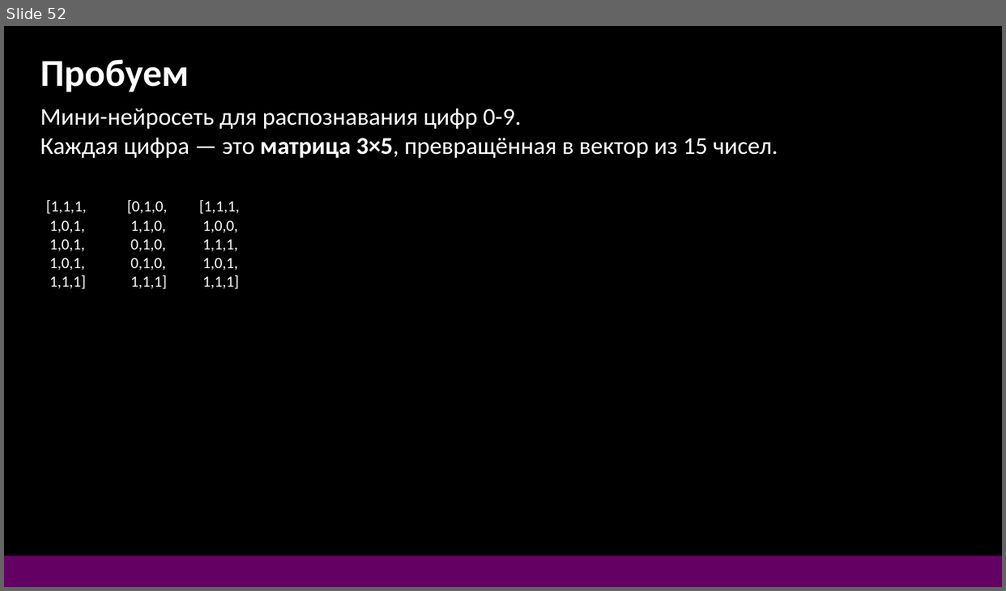
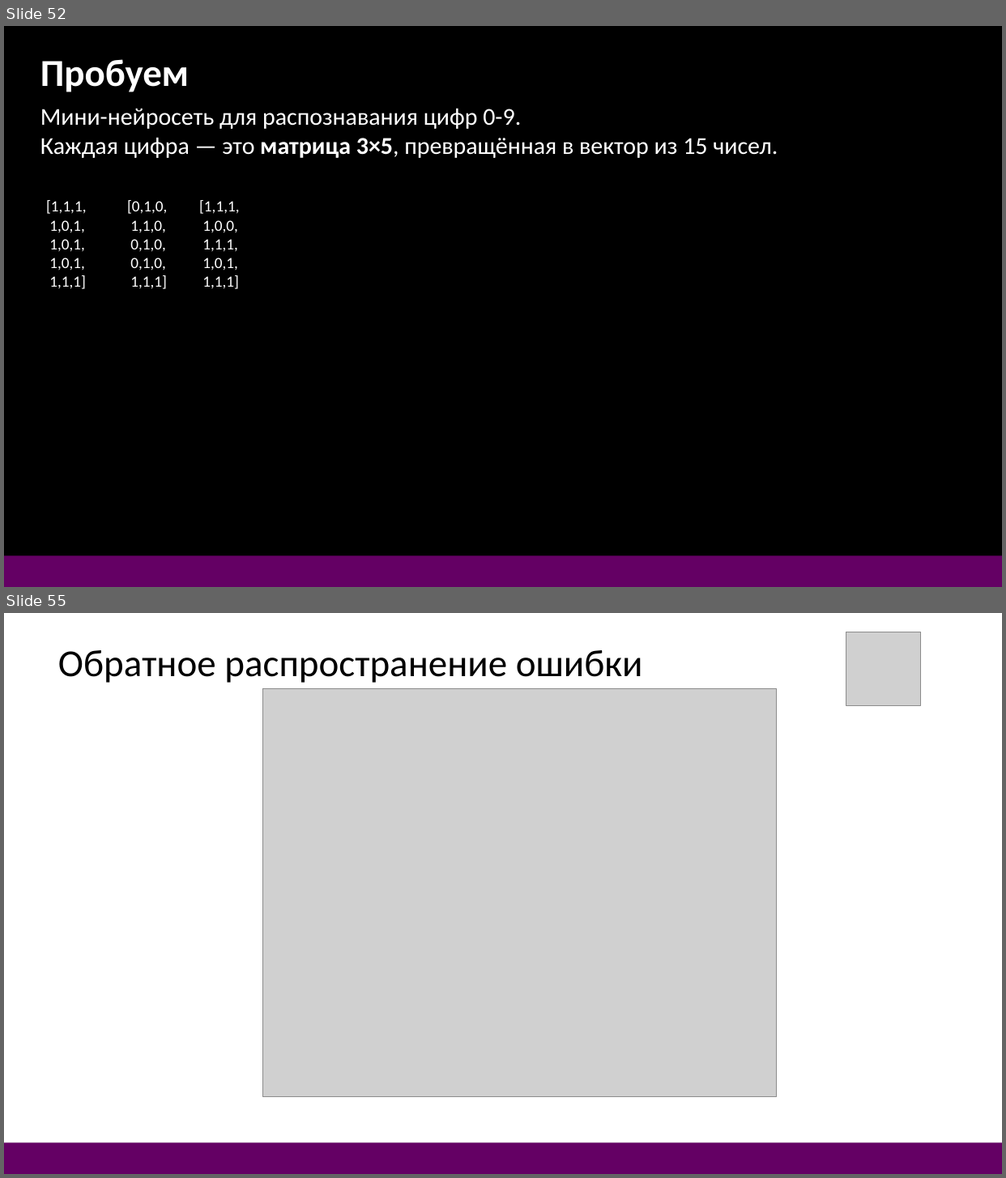
Before and after one commit to DonRobot-all/ML, a slide deck: 1. ML first 28.pptx. Shown one above the other, each under a label of ours: slide 52 before the commit, slides 52 and 55 after it; the slides between them are not shown. The pictures are 1006x591 and 1006x1178 pixels, drawn with LibreOffice and Linux fonts; fonts in the diff are those of the drawing; grey boxes stand for pictures. Boxes give left, top, right and bottom in pixels: in the first picture for what was removed or moved away, otherwise in the second. Text is boxed around its words. In the diff, an @@ line names an element or a change of style, - is before the commit and + after.

```diff
--- a/1. ML first 28.pptx
+++ b/1. ML first 28.pptx
@@ slide 55 added at box(4, 613, 1002, 1174), background #FFFFFF @@
@@ picture added at box(846, 632, 921, 705) @@
@@ text added at box(58, 650, 643, 683), 44 pt, text #000000 @@
+Обратное распространение ошибки
@@ picture added at box(262, 689, 776, 1097) @@
@@ rectangle added at box(4, 1143, 1002, 1174), fill #640064 @@
```
Also in this commit, not shown: 7 other slides added, 3 other files.
